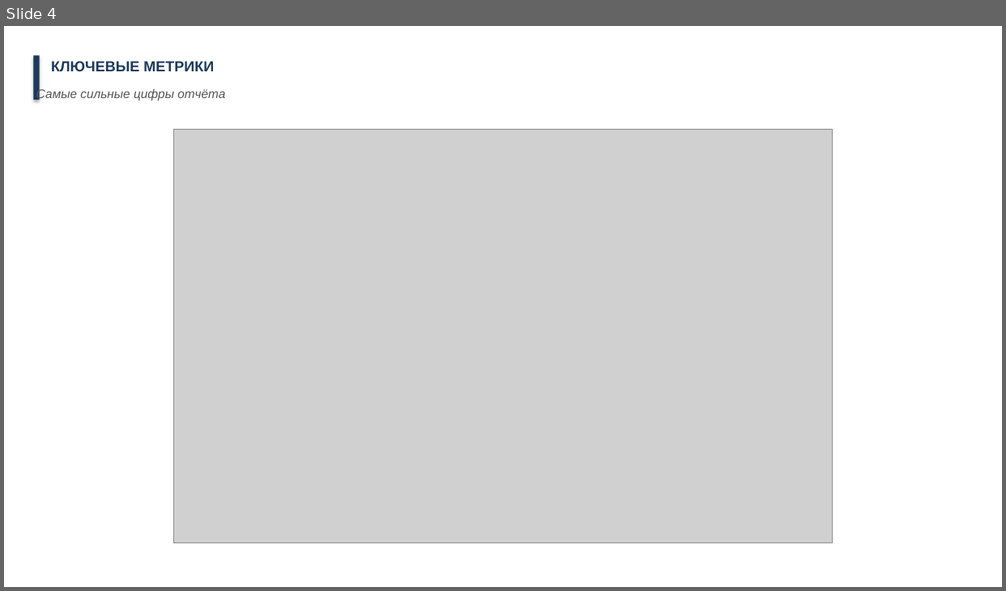
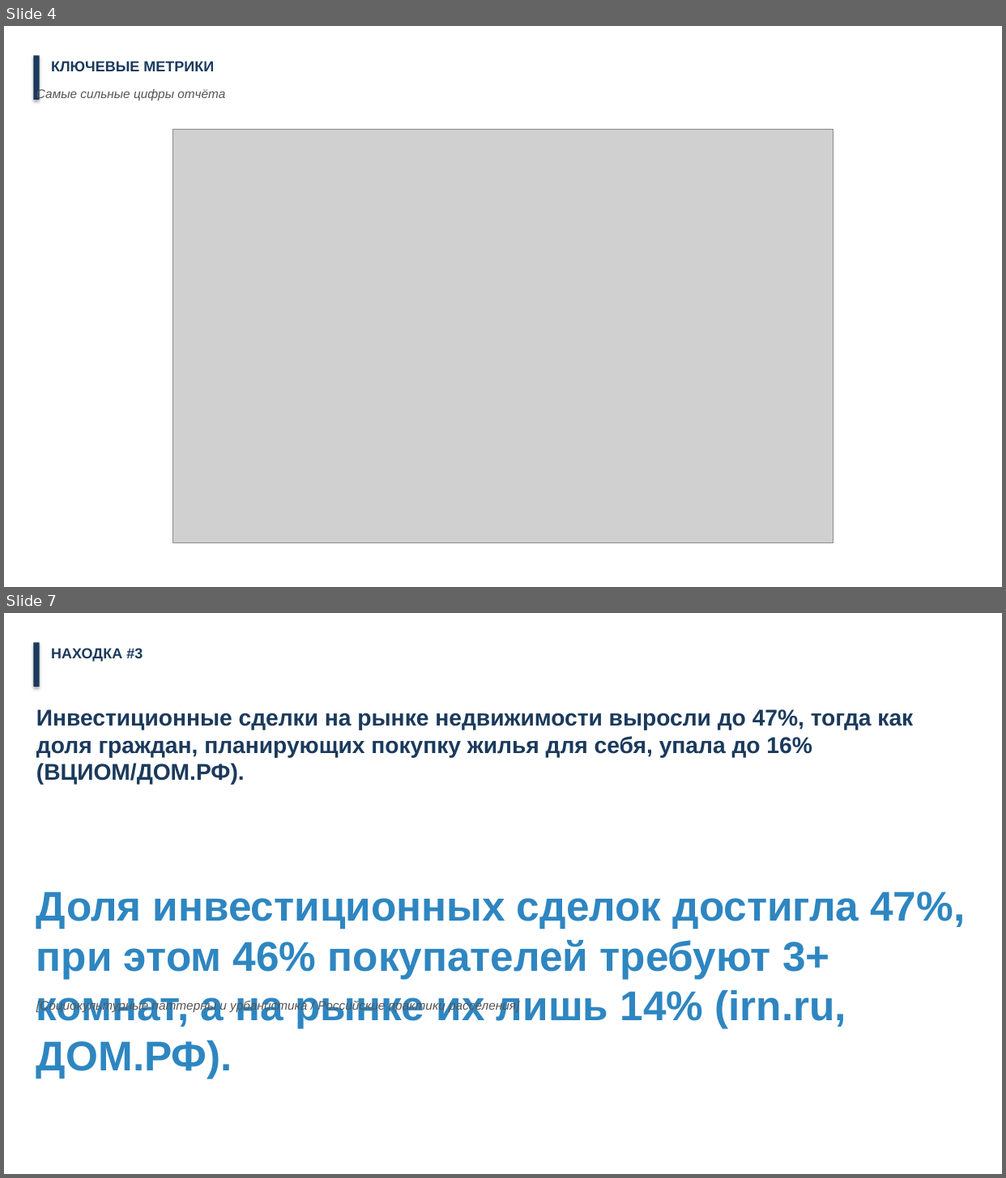
Before and after one commit to druzhkin/smart-report, a slide deck: reports/20260415-world-trends-housing.pptx. Shown one above the other, each under a label of ours: slide 4 before the commit, slides 4 and 7 after it; the slides between them are not shown. The pictures are 1006x591 and 1006x1178 pixels, drawn with LibreOffice and Linux fonts; fonts in the diff are those of the drawing; grey boxes stand for pictures. Boxes give left, top, right and bottom in pixels: in the first picture for what was removed or moved away, otherwise in the second. Text is boxed around its words. In the diff, an @@ line names an element or a change of style, - is before the commit and + after.

```diff
--- a/reports/20260415-world-trends-housing.pptx
+++ b/reports/20260415-world-trends-housing.pptx
@@ slide 7 added at bbox=[4, 613, 1002, 1174], background #FFFFFF @@
@@ rectangle added at bbox=[33, 642, 39, 687], fill #1B3A5C @@
@@ text added at bbox=[51, 648, 143, 662], 14 pt, text #1B3A5C, bold @@
+НАХОДКА #3
@@ text added at bbox=[36, 709, 913, 785], 22 pt, text #1B3A5C, bold @@
+Инвестиционные сделки на рынке недвижимости выросли до 47%, тогда как доля граждан, планирующих покупку жилья для себя, упала до 16% (ВЦИОМ/ДОМ.РФ).
@@ text added at bbox=[36, 892, 965, 1079], 40 pt, text #2E86C1, bold @@
+Доля инвестиционных сделок достигла 47%, при этом 46% покупателей требуют 3+ комнат, а на рынке их лишь 14% (irn.ru, ДОМ.РФ).
@@ text added at bbox=[36, 999, 519, 1012], 12 pt, text #555555, italic @@
+[Социокультурные паттерны и урбанистика / Российские практики расселения]
```
Also in this commit, not shown: 3 slides changed, 8 other slides added, 1 slide removed, 9 other files.
